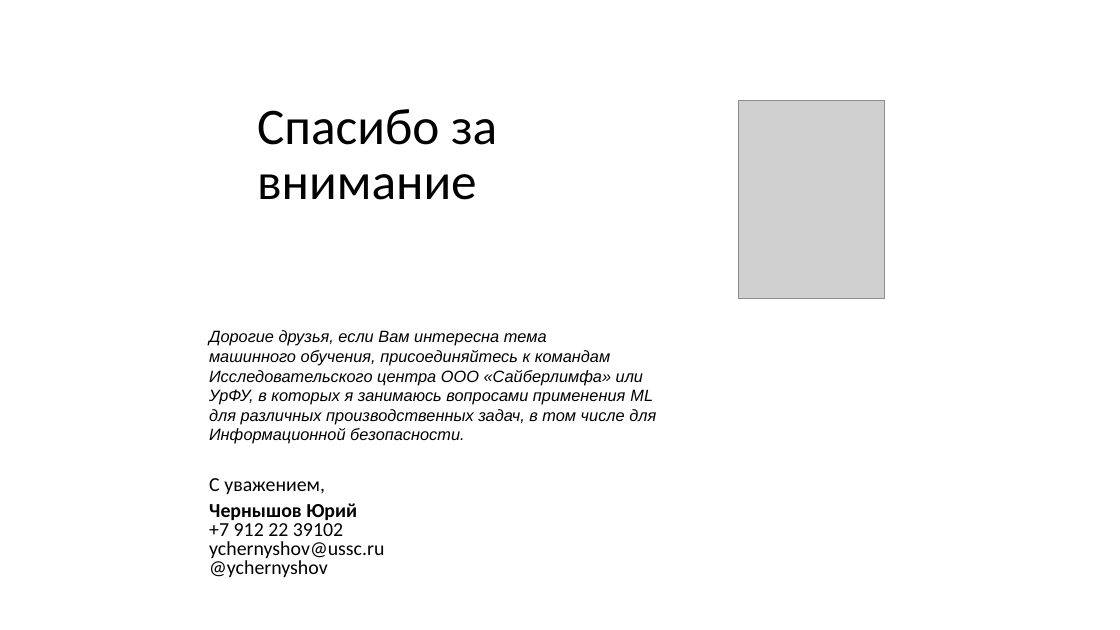
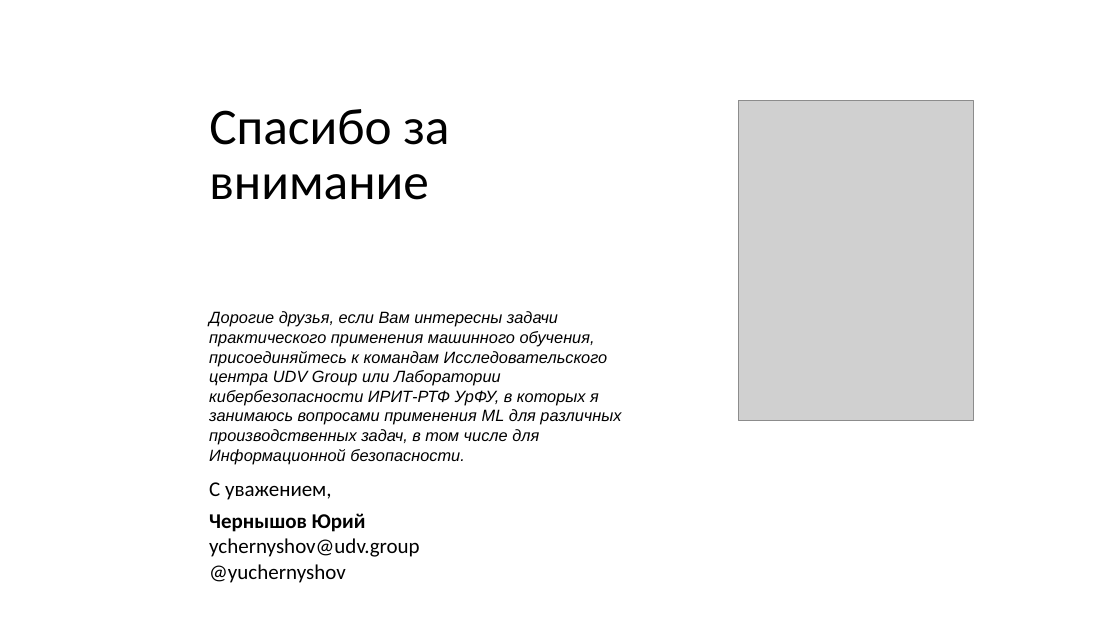
Before and after one commit to CyberLympha/Data-Science-Course, a slide deck: slide 17 of презентации/Задача регрессии.ppt. Drawn at 1120x630 pixels with LibreOffice and Linux fonts; fonts in the diff are those of the drawing; grey boxes stand for pictures. Boxes give left, top, right and bottom in pixels: in the first picture for what was removed or moved away, otherwise in the second. Text is boxed around its words. In the diff, an @@ line names an element or a change of style, - is before the commit and + after.

```diff
--- a/презентации/Задача регрессии.ppt
+++ b/презентации/Задача регрессии.ppt
@@ title "Спасибо за внимание": place and size @@
-title "Спасибо за внимание" at <box>257,109,497,200</box>
+title "Спасибо за внимание" at <box>209,109,449,200</box>
@@ picture: place and size @@
-picture at <box>739,100,884,298</box>
+picture at <box>739,100,973,420</box>
@@ text at <box>209,311,621,464</box>: text changed @@
-Дорогие друзья, если Вам интересна тема
-машинного обучения, присоединяйтесь к командам
-Исследовательского центра ООО «Сайберлимфа» или
-УрФУ, в которых я занимаюсь вопросами применения ML
-для различных производственных задач, в том числе для
-Информационной безопасности.
+Дорогие друзья, если Вам интересны задачи практического применения машинного обучения, присоединяйтесь к командам Исследовательского центра UDV Group или Лаборатории кибербезопасности ИРИТ-РТФ УрФУ, в которых я занимаюсь вопросами применения ML для различных производственных задач, в том числе для Информационной безопасности.
@@ text at <box>209,482,366,532</box>: size 17 to 18 pt in "С уважением,", "Чернышов Юрий"; line spacing 0.7 to 0.9 @@
@@ text at <box>209,538,419,583</box>: text changed; size 17 to 18 pt @@
-+7 912 22 39102
-ychernyshov@ussc.ru
-@ychernyshov
+ychernyshov@udv.group
+@yuchernyshov
```
Also in this commit, not shown: 12 other files.
